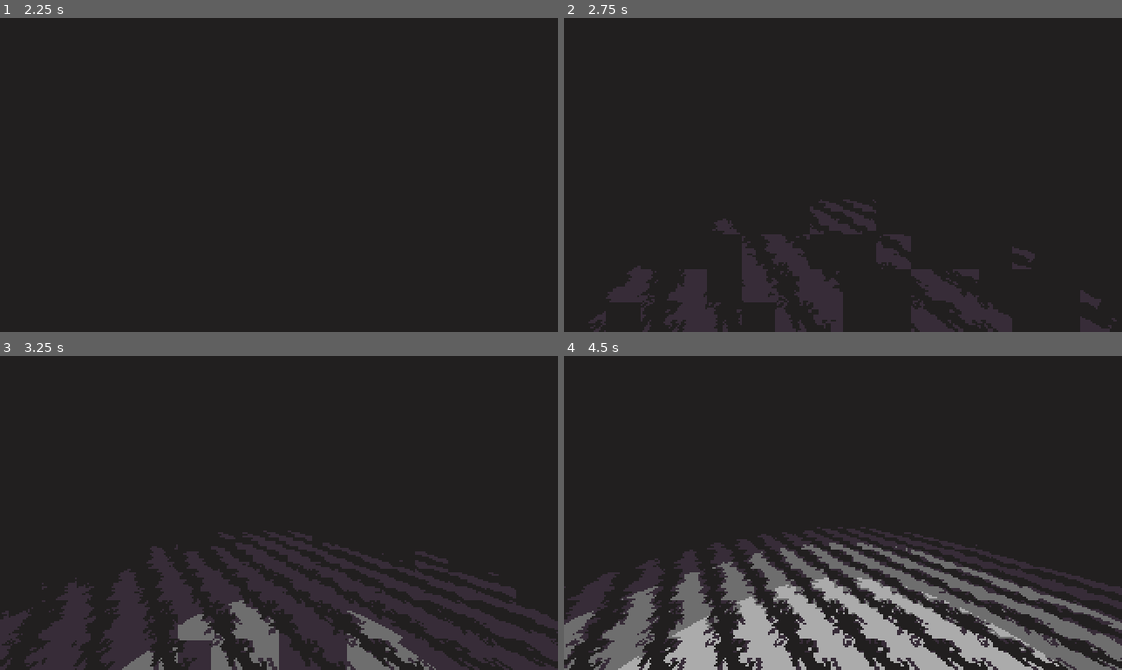
Above: before the commit, frames 1-4 (two rows, left to right).
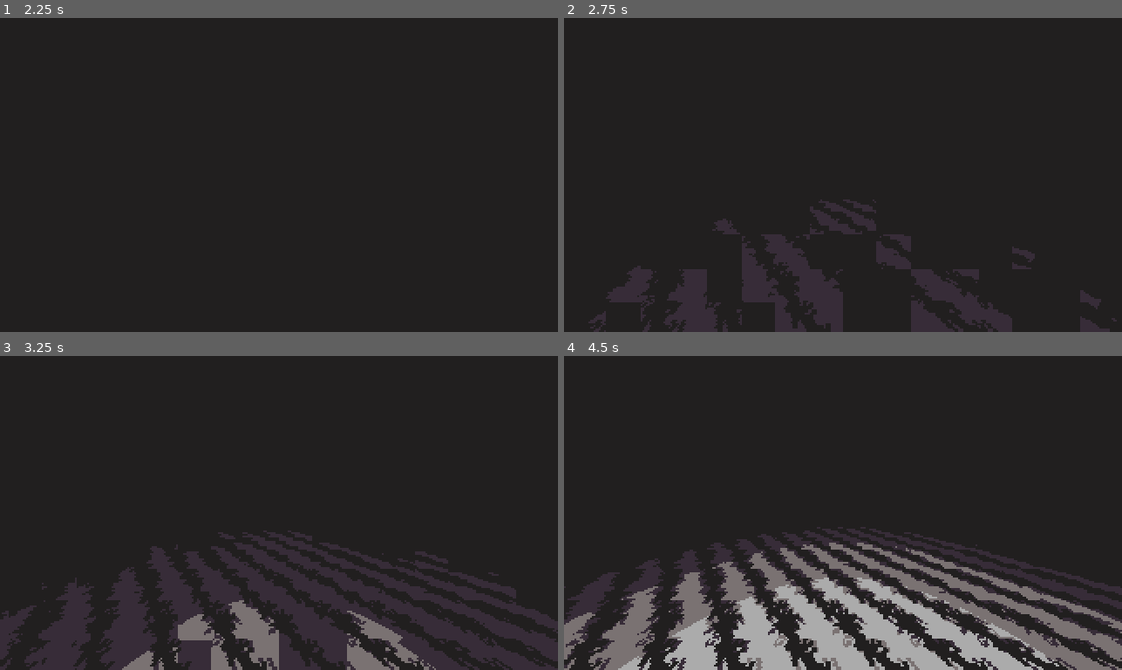
Above: after the commit, the same moments.

Repository: Kapendev/monologos
Game: Godot game, scene res://src/Main.tscn
Same seed, same stepped clock (60 frames per second), same inputs: the game is played once before the commit and once after it.
Inputs:
- Up to frame 1 (2.25 s): click "Play" at 1.25 s
- Up to frame 2 (2.75 s): no input
- Up to frame 3 (3.25 s): no input
- Up to frame 4 (4.5 s): no input

Frame 1 is identical in both runs. In frame 2, 0.2% of the frame differs, in the area x 15-99%, y 58-100%; in frame 3, 0.4%; in frame 4, 0.8%, in the area x 2-100%, y 55-100%.

Commit message:
working game and new art

Diff:
--- a/src/Lib.gd
+++ b/src/Lib.gd
@@ -7,7 +7,7 @@
 const C9 := Color(1, 1, 1, 1)
 const C1 := Color("#211f1f")
 const C2 := Color("#372c38")
-const C3 := Color("#6e6e6e")
+const C3 := Color("#7a7272")
 const C4 := Color("#ababab")
 
 const UP = "u"
@@ -24,9 +24,8 @@
 		w = _w
 		h = _h
 		cells = []
-		for _y in range(h):
-			for _x in range(w):
-				cells.append(0)
+		for _i in range(w * h):
+			cells.append(0)
 
 	func id(vec: Vector2) -> int:
 		return int(vec.y) * w + int(vec.x)
--- a/src/gameplay/GameLevel.gd
+++ b/src/gameplay/GameLevel.gd
@@ -23,6 +23,8 @@
 onready var ui_map := $UiMap
 onready var qte_screen := $QteScreen
 onready var state_timer := $StateTimer
+onready var qte_timer := $QteScreen
+onready var progress_timer := $ProgressTimer
 
 func _ready():
 	# Connect signals.
@@ -31,18 +33,21 @@
 	move_buttons.connect("pressed_right", self, "on_pressed_right")
 	move_buttons.connect("pressed_down", self, "on_pressed_down")
 	state_timer.connect("timeout", self, "on_StateTimer_timeout")
+	progress_timer.connect("timeout", self, "on_ProgressTimer_timeout")
 
 	# Create data.
 	randomize()
-	grid = Lib.GameGrid.new(9, 9)
+	grid = Lib.GameGrid.new(4, 4)
 	player = Lib.new_actor(Vector2())
 	grid.add_actor(player)
-	grid.add_actor(Lib.new_actor(Vector2(2, 2), "mon2|ddd", "urdl"))
+	grid.add_actor(Lib.new_actor(Vector2(2, 2), "mon2|ddd|4", "urdl"))
+	grid.add_actor(Lib.new_event(Vector2(1, 0), ""))
 	for _i in range(randi() % 4):
 		spin_player_left()
 		game_map.spin_left_now()
 	# Setup maps.
 	ui_map.grid = grid
+	ui_map.dir.text = str_player_dir(false)
 	game_map.show_map(start_time)
 	change_state(GameState.MOVE, start_time)
 
@@ -56,14 +61,12 @@
 			else:
 				game_map.move(move_time)
 			grid.update()
-			change_state(GameState.MOVE, move_time)
+			change_state(state, move_time)
 		else:
 			if actor.is_event:
 				event(actor)
-				change_state(GameState.EVENT, move_time)
 			else:
 				attack(actor)
-				change_state(GameState.ATTACK, move_time)
 			grid.eat(player, actor)
 			game_map.move(move_time)
 	elif state == GameState.ATTACK:
@@ -109,6 +112,9 @@
 		else:
 			death()
 
+func on_ProgressTimer_timeout() -> void:
+	death()
+
 func on_StateTimer_timeout() -> void:
 	move_buttons.activate()
 	if state == GameState.DEATH:
@@ -118,9 +124,11 @@
 func check_qte_win() -> void:
 	if qte_screen.is_done():
 		game_map.set_target_texture(null)
+		progress_timer.stop()
 		change_state(GameState.MOVE)
 
 func death() -> void:
+	progress_timer.stop()
 	qte_screen.hide()
 	game_map.death()
 	change_state(GameState.DEATH, death_time)
@@ -129,28 +137,32 @@
 	var data := actor.data()
 	var aname: String = data[0]
 	var acode: String = data[1]
+	var atime := float(data[2])
 	game_map.set_target_texture(Lib.load_sprite(aname))
 	qte_screen.create_keys(acode, key_time, move_time - key_time + key_delay_time)
+	progress_timer.start(atime, key_delay_time + key_time * 2)
+	change_state(GameState.ATTACK, move_time)
 
 func event(_target: Lib.Actor) -> void:
-	pass
+	change_state(GameState.EVENT, move_time)
 
 func change_state(new: int, time := 0.0) -> void:
 	state = new
 	state_timer.start(time)
 	move_buttons.deactivate()
 
-func str_player_dir() -> String:
+func str_player_dir(is_dir:= true) -> String:
+	var result := ""
 	match player_dir:
 		Vector2.UP:
-			return Lib.UP
+			result = Lib.UP if is_dir else "N"
+		Vector2.DOWN:
+			result = Lib.DOWN if is_dir else "S"
 		Vector2.LEFT:
-			return Lib.LEFT
-		Vector2.DOWN:
-			return Lib.DOWN
+			result = Lib.LEFT if is_dir else "W"
 		Vector2.RIGHT:
-			return Lib.RIGHT
-	return ""
+			result = Lib.RIGHT if is_dir else "E"
+	return result
 
 func spin_player_left() -> void:
 	match player_dir:
@@ -162,6 +174,7 @@
 			player_dir = Vector2.RIGHT
 		Vector2.RIGHT:
 			player_dir = Vector2.UP
+	ui_map.dir.text = str_player_dir(false)
 
 func spin_player_right() -> void:
 	match player_dir:
@@ -173,3 +186,4 @@
 			player_dir = Vector2.LEFT
 		Vector2.LEFT:
 			player_dir = Vector2.UP
+	ui_map.dir.text = str_player_dir(false)
--- a/src/gameplay/GameLevel.tscn
+++ b/src/gameplay/GameLevel.tscn
@@ -1,9 +1,10 @@
-[gd_scene load_steps=6 format=2]
+[gd_scene load_steps=7 format=2]
 
 [ext_resource path="res://src/ui/UiMap.tscn" type="PackedScene" id=1]
 [ext_resource path="res://src/gameplay/GameMap.tscn" type="PackedScene" id=2]
 [ext_resource path="res://src/ui/MoveButtons.tscn" type="PackedScene" id=3]
 [ext_resource path="res://src/gameplay/GameLevel.gd" type="Script" id=4]
+[ext_resource path="res://src/ui/ProgressTimer.tscn" type="PackedScene" id=5]
 [ext_resource path="res://src/ui/QteScreen.tscn" type="PackedScene" id=7]
 
 [node name="GameLevel" type="Node"]
@@ -18,4 +19,6 @@
 
 [node name="QteScreen" parent="." instance=ExtResource( 7 )]
 
+[node name="ProgressTimer" parent="." instance=ExtResource( 5 )]
+
 [node name="StateTimer" type="Timer" parent="."]
--- /dev/null
+++ b/src/ui/DialogueScreen.gd
@@ -0,0 +1,16 @@
+extends Control
+
+
+# Declare member variables here. Examples:
+# var a = 2
+# var b = "text"
+
+
+# Called when the node enters the scene tree for the first time.
+func _ready():
+	pass # Replace with function body.
+
+
+# Called every frame. 'delta' is the elapsed time since the previous frame.
+#func _process(delta):
+#	pass
--- /dev/null
+++ b/src/ui/DialogueScreen.tscn
@@ -0,0 +1,39 @@
+[gd_scene load_steps=4 format=2]
+
+[ext_resource path="res://src/ui/DialogueScreen.gd" type="Script" id=1]
+[ext_resource path="res://assets/monogram.tres" type="DynamicFont" id=2]
+[ext_resource path="res://assets/sprites/dialogue1.png" type="Texture" id=3]
+
+[node name="DialogueScreen" type="Control"]
+anchor_right = 1.0
+anchor_bottom = 1.0
+script = ExtResource( 1 )
+
+[node name="ColorRect" type="ColorRect" parent="."]
+anchor_right = 1.0
+anchor_bottom = 1.0
+color = Color( 0.129412, 0.121569, 0.121569, 1 )
+
+[node name="TextureRect" type="TextureRect" parent="."]
+anchor_left = 0.5
+anchor_top = 0.5
+anchor_right = 0.5
+anchor_bottom = 0.5
+margin_left = -32.0
+margin_top = -46.0
+margin_right = 32.0
+margin_bottom = 18.0
+rect_scale = Vector2( 2, 2 )
+rect_pivot_offset = Vector2( 32, 32 )
+texture = ExtResource( 3 )
+
+[node name="Label" type="Label" parent="."]
+modulate = Color( 0.670588, 0.670588, 0.670588, 1 )
+anchor_top = 1.0
+anchor_right = 1.0
+anchor_bottom = 1.0
+margin_top = -42.0
+custom_fonts/font = ExtResource( 2 )
+text = "I'm not Dioni."
+align = 1
+valign = 1
--- /dev/null
+++ b/src/ui/ProgressTimer.gd
@@ -0,0 +1,36 @@
+extends Control
+
+signal timeout
+
+var color := Lib.C3
+var time_buffer := 1.0
+
+onready var timer: Timer = $Timer
+onready var delay: Timer = $Delay
+onready var rect: ColorRect = $ColorRect
+
+func _ready():
+	timer.connect("timeout", self, "on_Timer_timeout")
+	delay.connect("timeout", self, "on_Delay_timeout")
+	rect.color = color
+
+func _process(_delta):
+	rect.rect_scale.x = timer.time_left / timer.wait_time
+
+func start(time_time: float, delay_time: float) -> void:
+	time_buffer = time_time
+	delay.start(delay_time)
+
+func stop() -> void:
+	timer.stop()
+
+func on_Delay_timeout() -> void:
+	show()
+	set_process(true)
+	rect.rect_scale.x = 1
+	timer.start(time_buffer)
+
+func on_Timer_timeout() -> void:
+	hide()
+	set_process(false)
+	emit_signal("timeout")
--- /dev/null
+++ b/src/ui/ProgressTimer.tscn
@@ -0,0 +1,24 @@
+[gd_scene load_steps=2 format=2]
+
+[ext_resource path="res://src/ui/ProgressTimer.gd" type="Script" id=1]
+
+[node name="ProgressTimer" type="Control"]
+visible = false
+anchor_right = 1.0
+anchor_bottom = 1.0
+script = ExtResource( 1 )
+
+[node name="ColorRect" type="ColorRect" parent="."]
+anchor_left = 0.5
+anchor_right = 0.5
+margin_left = -105.0
+margin_top = 11.0
+margin_right = 103.0
+margin_bottom = 13.0
+rect_pivot_offset = Vector2( 104, 1 )
+
+[node name="Timer" type="Timer" parent="."]
+one_shot = true
+
+[node name="Delay" type="Timer" parent="."]
+one_shot = true
--- a/src/ui/UiMap.gd
+++ b/src/ui/UiMap.gd
@@ -1,6 +1,6 @@
 extends Control
 
-const CELL_SIZE := Vector2(16.0, 16.0)
+const CELL_SIZE := Vector2(14.0, 14.0)
 const ACTOR_SIZE := 4
 const MAP_OFFSET := 200
 
@@ -8,10 +8,12 @@
 var blacks := [] # Vector2
 
 onready var tween: Tween = $Tween
+onready var dir: Label = $Dir
 
 func _ready() -> void:
 	tween.connect("tween_all_completed", self, "on_tween_all_completed")
 	margin_top = get_viewport_rect().size.y
+	dir.modulate = Lib.C4
 	hide()
 
 func _draw() -> void:
--- a/src/ui/UiMap.tscn
+++ b/src/ui/UiMap.tscn
@@ -1,6 +1,7 @@
-[gd_scene load_steps=2 format=2]
+[gd_scene load_steps=3 format=2]
 
 [ext_resource path="res://src/ui/UiMap.gd" type="Script" id=1]
+[ext_resource path="res://assets/monogram.tres" type="DynamicFont" id=2]
 
 [node name="UiMap" type="Control"]
 anchor_left = 0.5
@@ -10,4 +11,18 @@
 mouse_filter = 2
 script = ExtResource( 1 )
 
+[node name="Dir" type="Label" parent="."]
+anchor_left = 0.5
+anchor_top = 0.5
+anchor_right = 0.5
+anchor_bottom = 0.5
+margin_left = -3.0
+margin_top = 69.0
+margin_right = 3.0
+margin_bottom = 82.0
+custom_fonts/font = ExtResource( 2 )
+text = "E"
+align = 1
+valign = 1
+
 [node name="Tween" type="Tween" parent="."]
Binary file changed: assets/sprites/arrowkey1.png
Binary file changed: assets/sprites/arrowkey2.png
Binary file added: assets/sprites/dialogue1.png
Not shown, added: assets/sprites/dialogue1.png.import
Binary file changed: assets/sprites/floor1.png
Binary file changed: assets/sprites/floor2.png
Binary file changed: assets/sprites/floor3.png
Binary file changed: assets/sprites/floor4.png
Binary file changed: assets/sprites/mon2.png
Binary file changed: assets/sprites/monologos.png
Binary file changed: assets/sprites/noise.png
